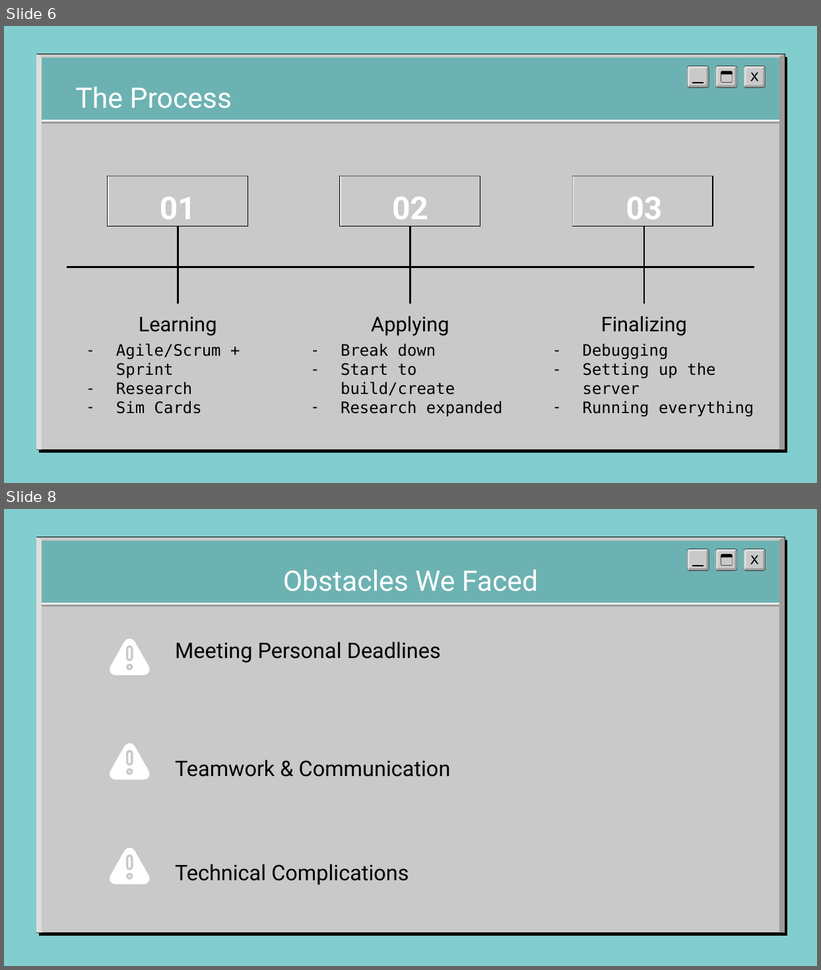
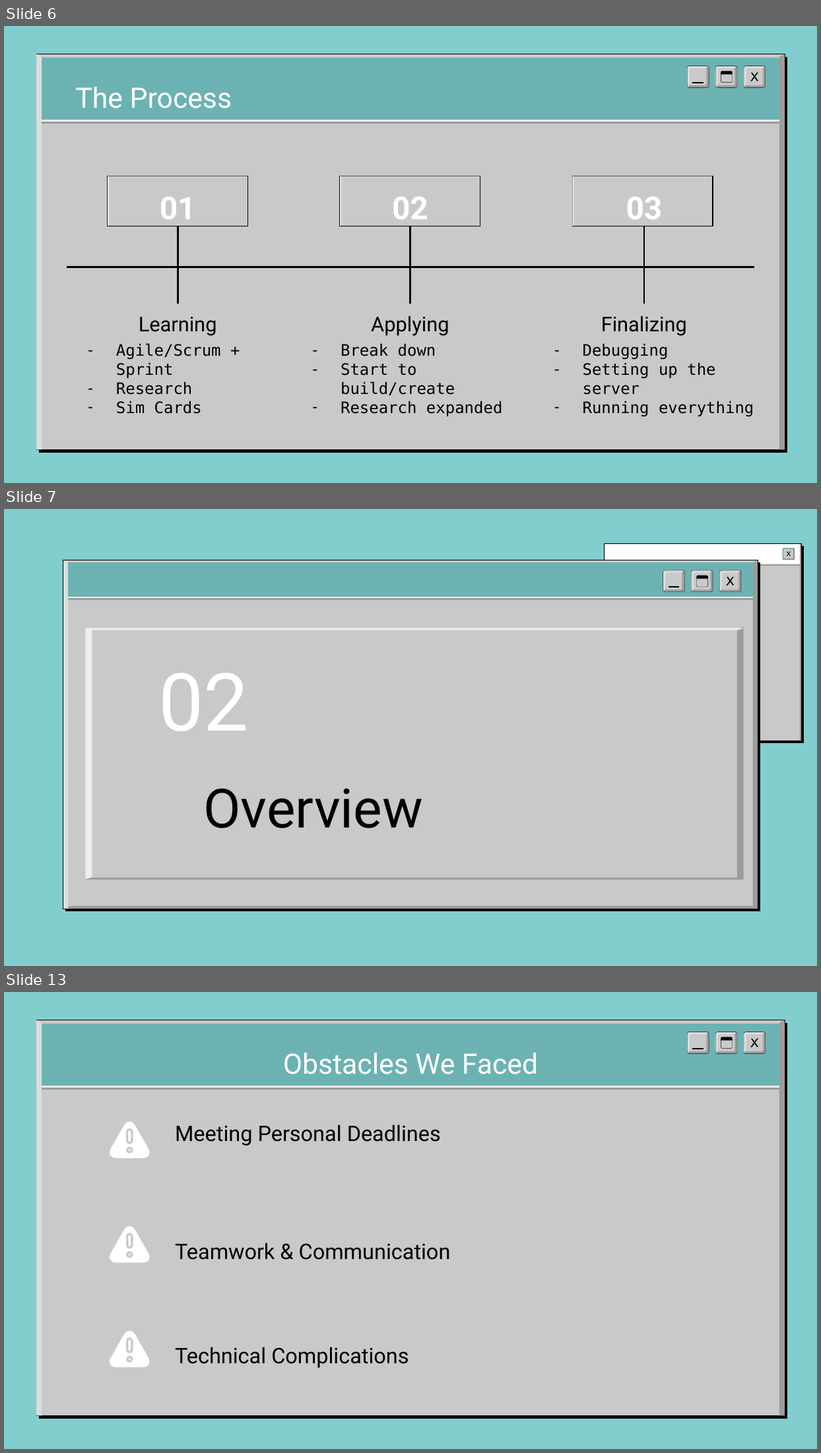
Before and after one commit to kabizzle/Word-Guessing-App, a slide deck: IT_Slides___1_.pptx. Shown one above the other, each under a label of ours: slides 6 and 8 before the commit, slides 6, 7 and 13 after it; the slides between them are not shown. The pictures are 821x970 and 821x1453 pixels, drawn with LibreOffice and Linux fonts; fonts in the diff are those of the drawing; background and template pictures are left out. Boxes give left, top, right and bottom in pixels: in the first picture for what was removed or moved away, otherwise in the second. Text is boxed around its words. In the diff, an @@ line names an element or a change of style, - is before the commit and + after.

```diff
--- a/IT_Slides___1_.pptx
+++ b/IT_Slides___1_.pptx
@@ slide 7 added at (4, 509, 817, 966), background picture (left out) @@
@@ group added at (604, 543, 804, 743): 16 freeform shapes @@
@@ group added at (663, 570, 741, 592): 16 freeform shapes @@
@@ group added at (63, 560, 758, 909): 10 freeform shapes @@
@@ title added at (158, 673, 249, 731), 71 pt, text #FFFFFF @@
+02
@@ title added at (203, 789, 423, 828), 48 pt, text #000000 @@
+Overview
@@ what was slide 8 is now slide 13 @@
```
Also in this commit, not shown: 4 slides changed, 3 other slides added, 2 slides removed.
